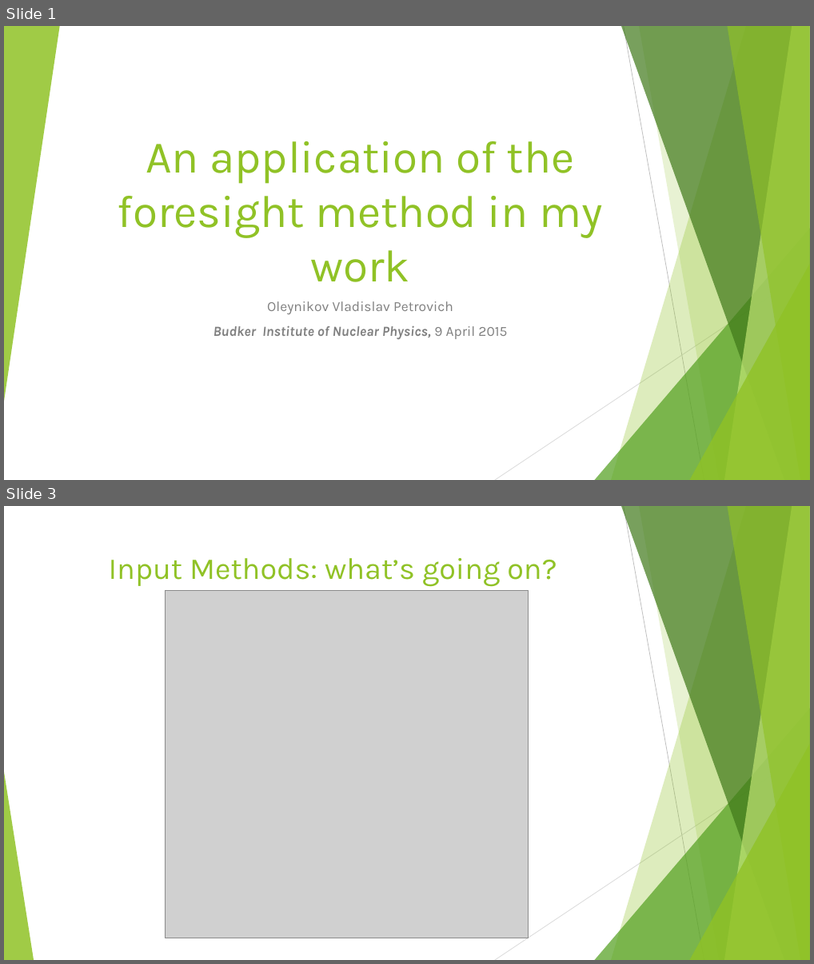
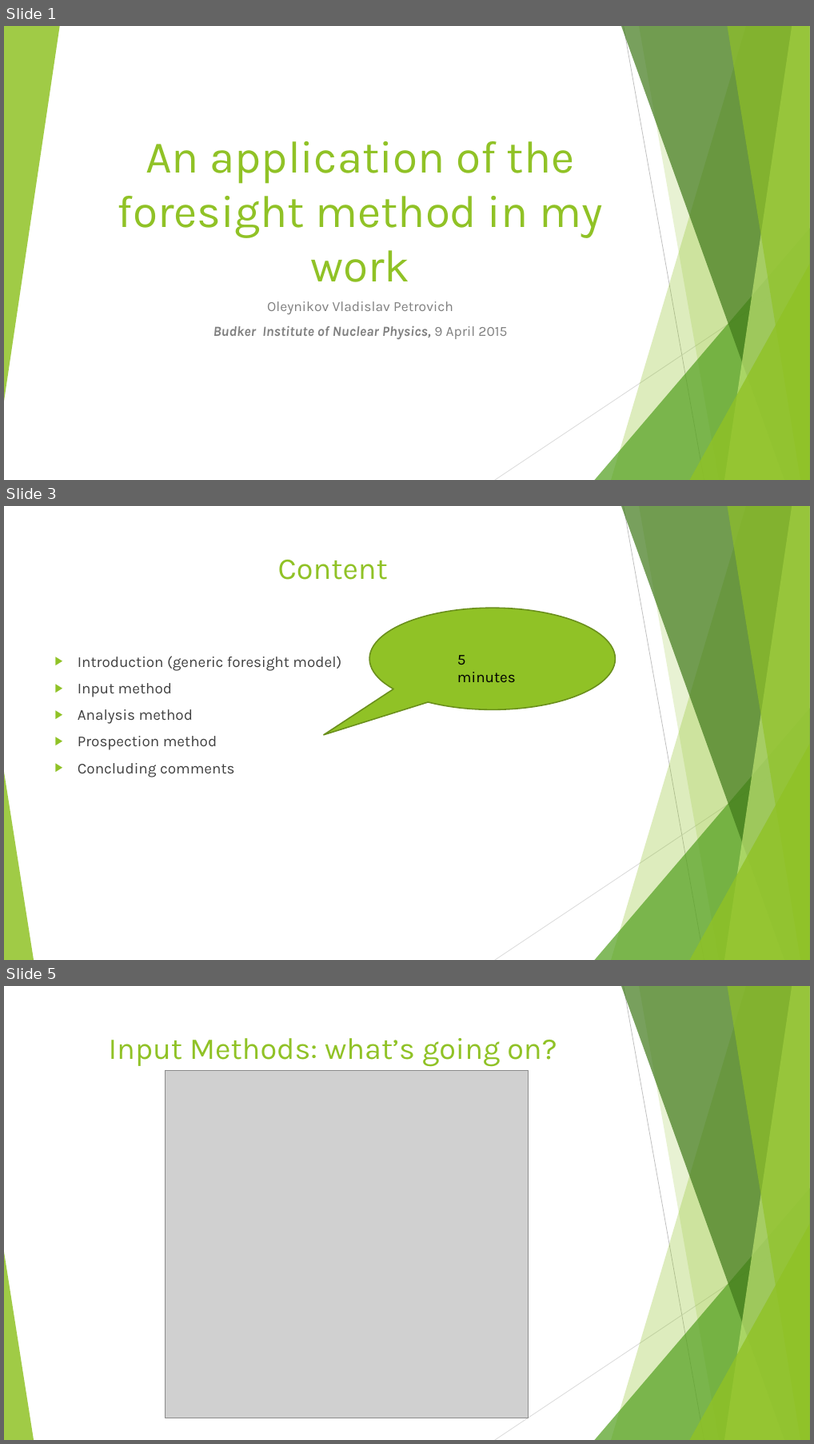
Before and after one commit to Vlad-ole/Presentations, a slide deck: Foresight_in_work/Foresight_methodologies.pptx. Shown one above the other, each under a label of ours: slides 1 and 3 before the commit, slides 1, 3 and 5 after it; the slides between them are not shown. The pictures are 814x964 and 814x1444 pixels, drawn with LibreOffice and Linux fonts; fonts in the diff are those of the drawing; grey boxes stand for pictures. Boxes give left, top, right and bottom in pixels: in the first picture for what was removed or moved away, otherwise in the second. Text is boxed around its words. In the diff, an @@ line names an element or a change of style, - is before the commit and + after.

Commit message:
foresight in my wok (1.3 v)

```diff
--- a/Foresight_in_work/Foresight_methodologies.pptx
+++ b/Foresight_in_work/Foresight_methodologies.pptx
@@ slide 3 added at (x1=4, y1=506, x2=810, y2=960), background #FFFFFF; not listed: 10 template elements that a slide beside it also shows @@
@@ title added at (x1=278, y1=560, x2=388, y2=580), 36 pt, text #90C226 @@
+Content
@@ speech bubble added at (x1=370, y1=608, x2=616, y2=709), fill #90C226, outline #6B901C 1.5 pt @@
@@ text added at (x1=78, y1=656, x2=342, y2=777), 18 pt, text #404040 @@
+▶ Introduction (generic foresight model)
+▶ Input method
+▶ Analysis method
+▶ Prospection method
+▶ Concluding comments
@@ text added at (x1=458, y1=655, x2=516, y2=682), 18 pt, text #000000 @@
+5 minutes
@@ what was slide 3 is now slide 5 @@
```
Also in this commit, not shown: 2 slides changed, 4 other slides added, 1 slide removed, 1 other file.
